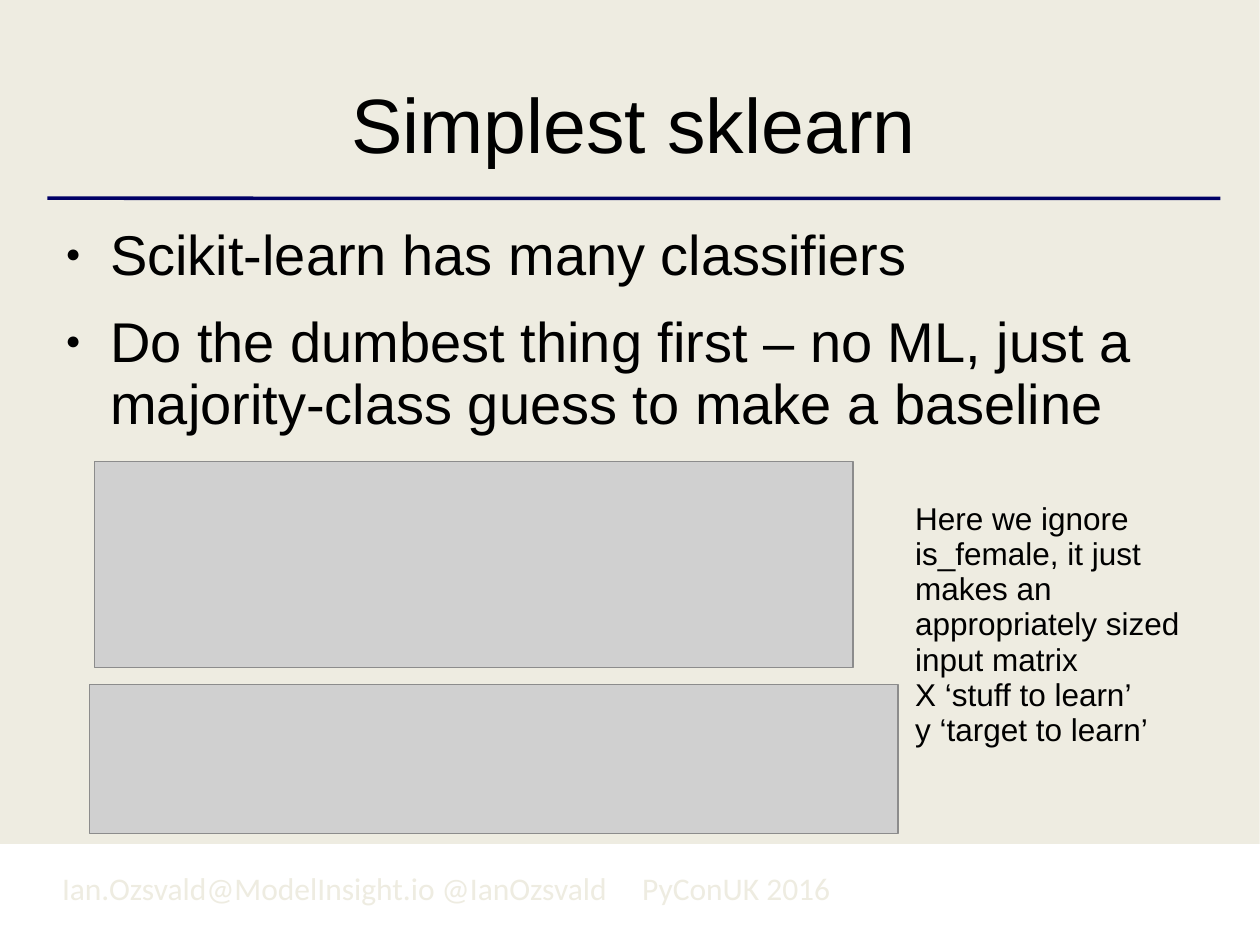
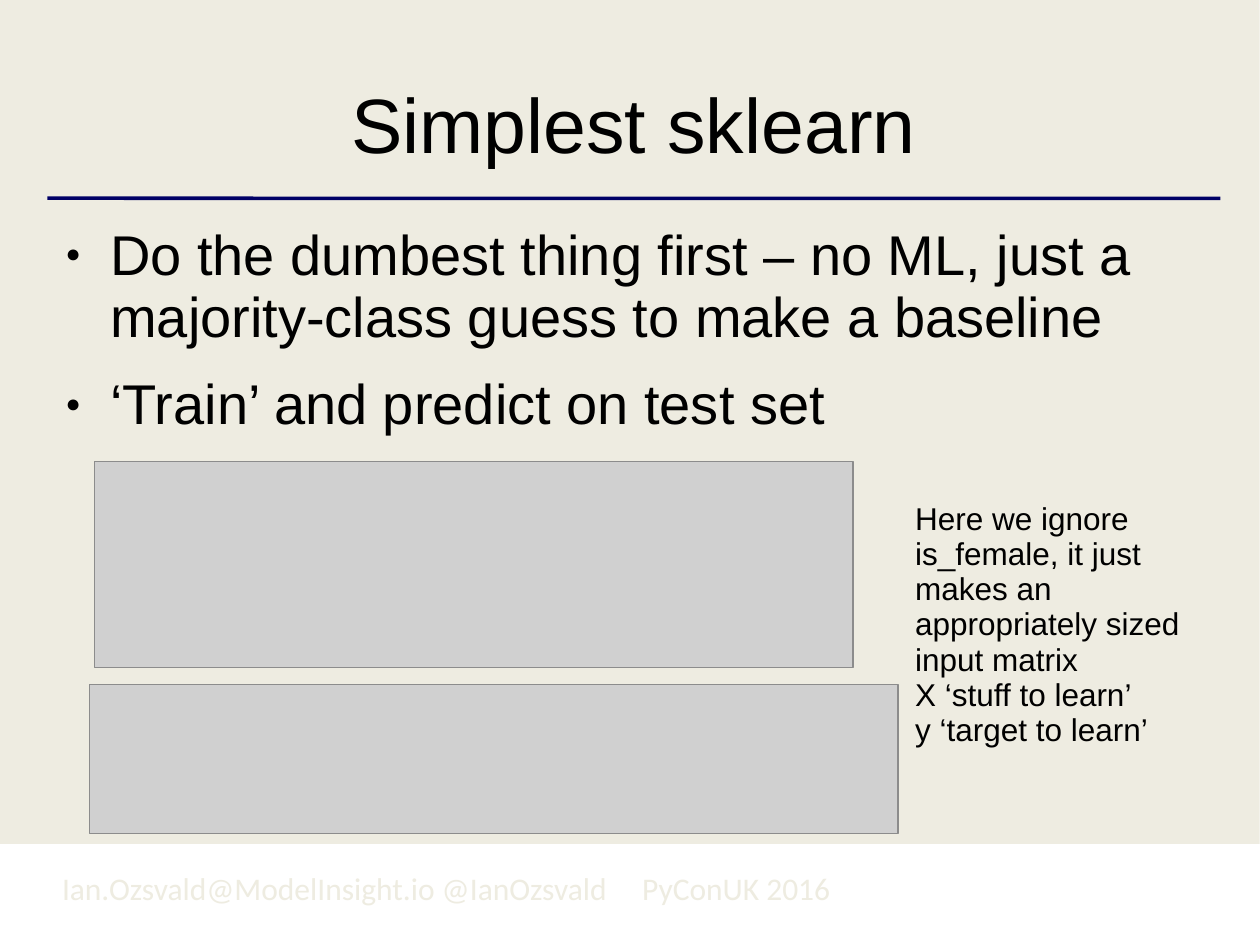
Before and after one commit to ianozsvald/pyconuk_using_sklearn_classification, a slide deck: slide 9 of PyConUK2016_ML_Ian.odp (slide 8 before the commit). Drawn at 1260x945 pixels with LibreOffice and Linux fonts; fonts in the diff are those of the drawing; grey boxes stand for pictures; background and template pictures are left out. Boxes give left, top, right and bottom in pixels: in the first picture for what was removed or moved away, otherwise in the second. Text is boxed around its words. In the diff, an @@ line names an element or a change of style, - is before the commit and + after.

```diff
--- a/PyConUK2016_ML_Ian.odp
+++ b/PyConUK2016_ML_Ian.odp
@@ text at box(110, 234, 907, 285): paragraph removed @@
-● Scikit-learn has many classifiers
@@ text at box(110, 383, 825, 435): paragraph added @@
+● ‘Train’ and predict on test set
```
Also in this commit, not shown: 10 other slides changed, 1 slide added, 2 other files.
